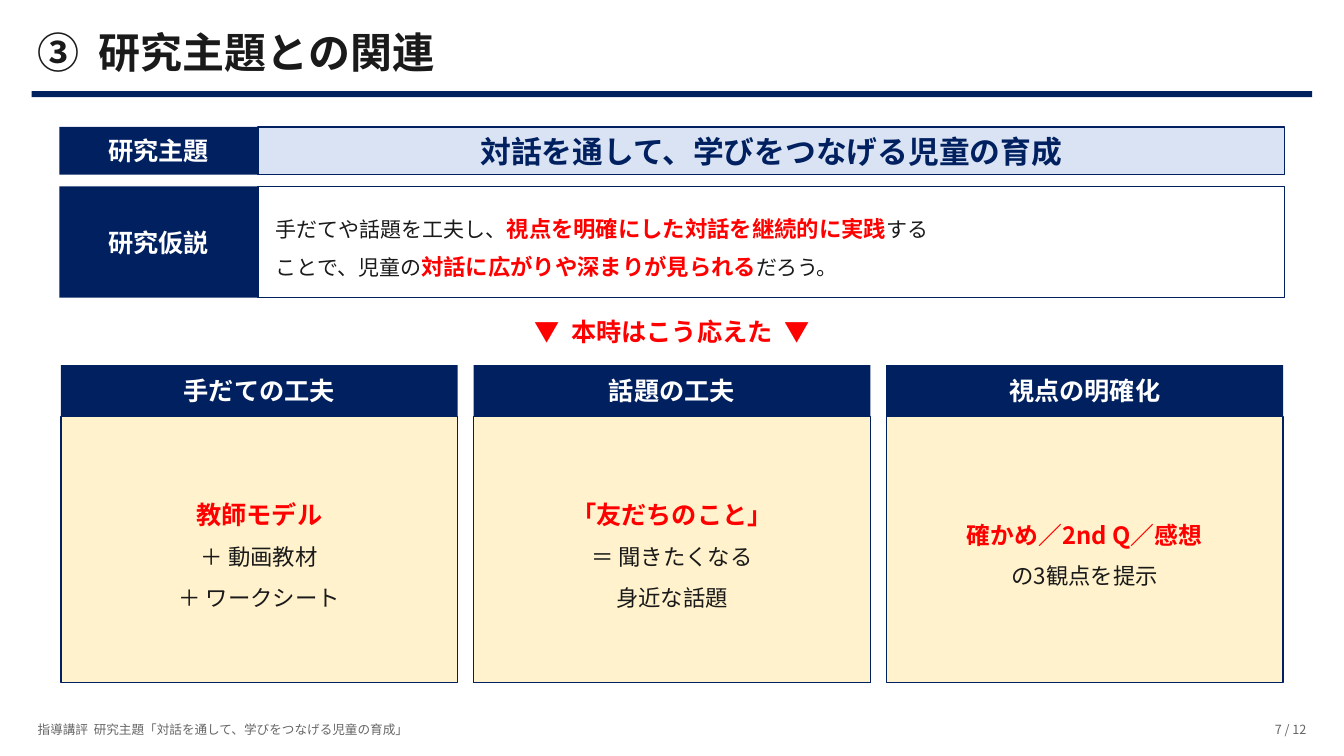
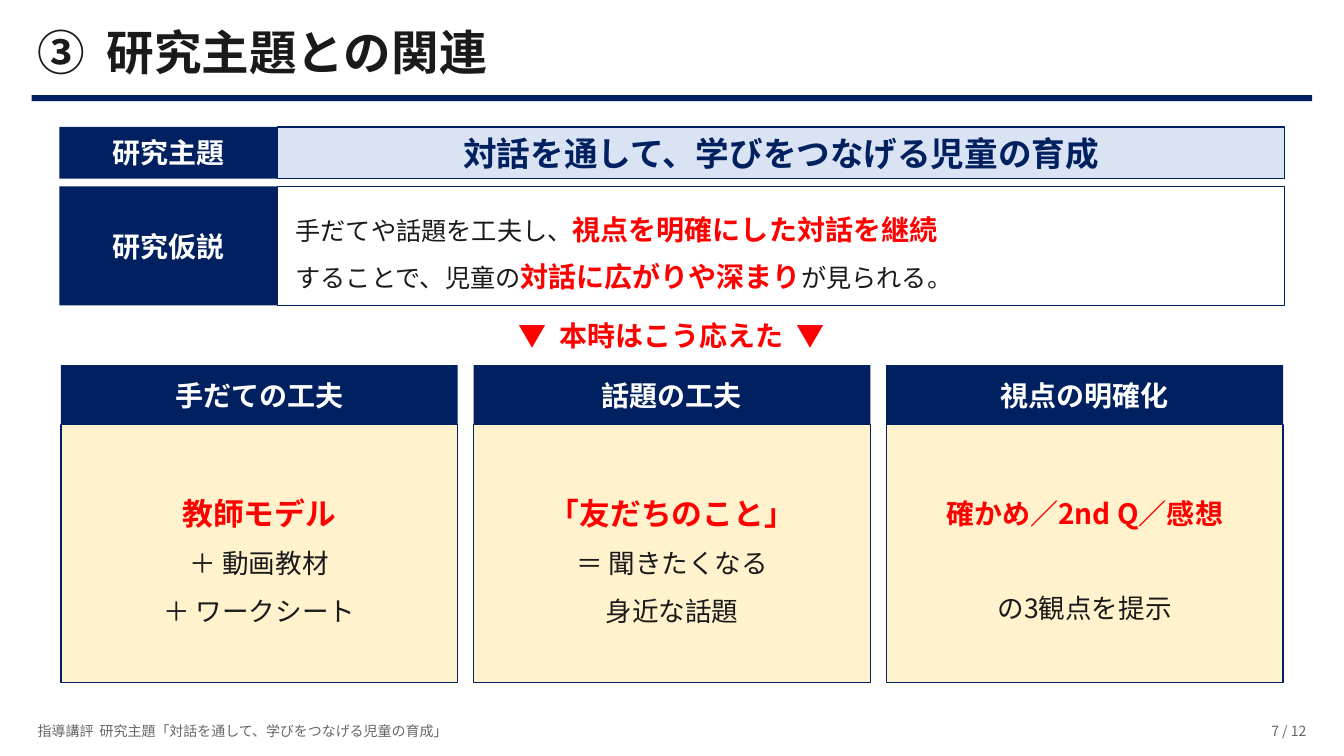
Before and after one commit to contynet730-star/con30, a slide deck: slide 7 of 指導講評_対話を通して学びをつなげる児童.pptx. Drawn at 1344x756 pixels with LibreOffice and Linux fonts; fonts in the diff are those of the drawing. Boxes give left, top, right and bottom in pixels: in the first picture for what was removed or moved away, otherwise in the second. Text is boxed around its words. In the diff, an @@ line names an element or a change of style, - is before the commit and + after.

```diff
--- a/指導講評_対話を通して学びをつなげる児童.pptx
+++ b/指導講評_対話を通して学びをつなげる児童.pptx
@@ text "③ 研究主題との関連" at box(38, 29, 487, 75): size 30 to 34 pt @@
@@ rectangle: place and size @@
-rectangle at box(59, 127, 258, 174)
+rectangle at box(59, 127, 278, 178)
@@ text "対話を通して、学びをつなげる児童の育成": place and size @@
-text "対話を通して、学びをつなげる児童の育成" at box(480, 136, 1062, 166)
+text "対話を通して、学びをつなげる児童の育成" at box(463, 137, 1099, 169)
@@ text "対話を通して、学びをつなげる児童の育成" at box(463, 137, 1099, 169): size 22 to 24 pt @@
@@ rectangle: place and size @@
-rectangle at box(258, 127, 1286, 174)
+rectangle at box(278, 127, 1286, 178)
@@ size 18 to 20 pt in 6 elements at box(560, 322, 784, 349), box(175, 382, 343, 409), box(602, 382, 742, 409), box(1000, 382, 1168, 409), box(112, 139, 224, 166), box(112, 233, 224, 260) @@
@@ rectangle: place and size @@
-rectangle at box(59, 187, 258, 297)
+rectangle at box(59, 187, 278, 306)
@@ rectangle: place and size @@
-rectangle at box(258, 187, 1286, 297)
+rectangle at box(278, 187, 1286, 306)
@@ text at box(296, 216, 952, 290): text changed; size 16 to 18 pt; text colour #FF0000 to #1A1A1A; bold off @@
-手だてや話題を工夫し、視点を明確にした対話を継続的に実践する
-ことで、児童の対話に広がりや深まりが見られるだろう。
+手だてや話題を工夫し、視点を明確にした対話を継続
+することで、児童の対話に広がりや深まりが見られる。
@@ rectangle: place and size @@
-rectangle at box(60, 365, 458, 416)
+rectangle at box(60, 365, 458, 424)
@@ rectangle: place and size @@
-rectangle at box(474, 365, 871, 416)
+rectangle at box(474, 365, 871, 424)
@@ rectangle: place and size @@
-rectangle at box(886, 365, 1284, 416)
+rectangle at box(886, 365, 1284, 424)
@@ rectangle: place and size @@
-rectangle at box(60, 416, 458, 683)
+rectangle at box(60, 424, 458, 683)
@@ text "教師モデル" at box(182, 498, 355, 622): size 18 to 22 pt in "教師モデル"; size 16 to 19 pt in "＋ 動画教材", "＋ ワークシート" @@
@@ rectangle: place and size @@
-rectangle at box(474, 416, 871, 683)
+rectangle at box(474, 424, 871, 683)
@@ text "「友だちのこと」" at box(549, 498, 795, 624): size 18 to 22 pt in "「友だちのこと」"; size 16 to 19 pt in "＝ 聞きたくなる", "身近な話題" @@
@@ rectangle: place and size @@
-rectangle at box(886, 416, 1284, 683)
+rectangle at box(886, 424, 1284, 683)
@@ text "確かめ／2nd Q／感想" at box(946, 500, 1223, 620): size 17 to 20 pt in "確かめ／2nd Q／感想"; size 16 to 19 pt in "の3観点を提示" @@
@@ text "指導講評 研究主題「対話を通して、学びをつなげる児童の育成」" at box(38, 724, 448, 737): size 9 to 10 pt @@
@@ text "7 / 12" at box(1271, 725, 1307, 736): size 9 to 10 pt @@
```
Also in this commit, not shown: 11 other slides changed.
